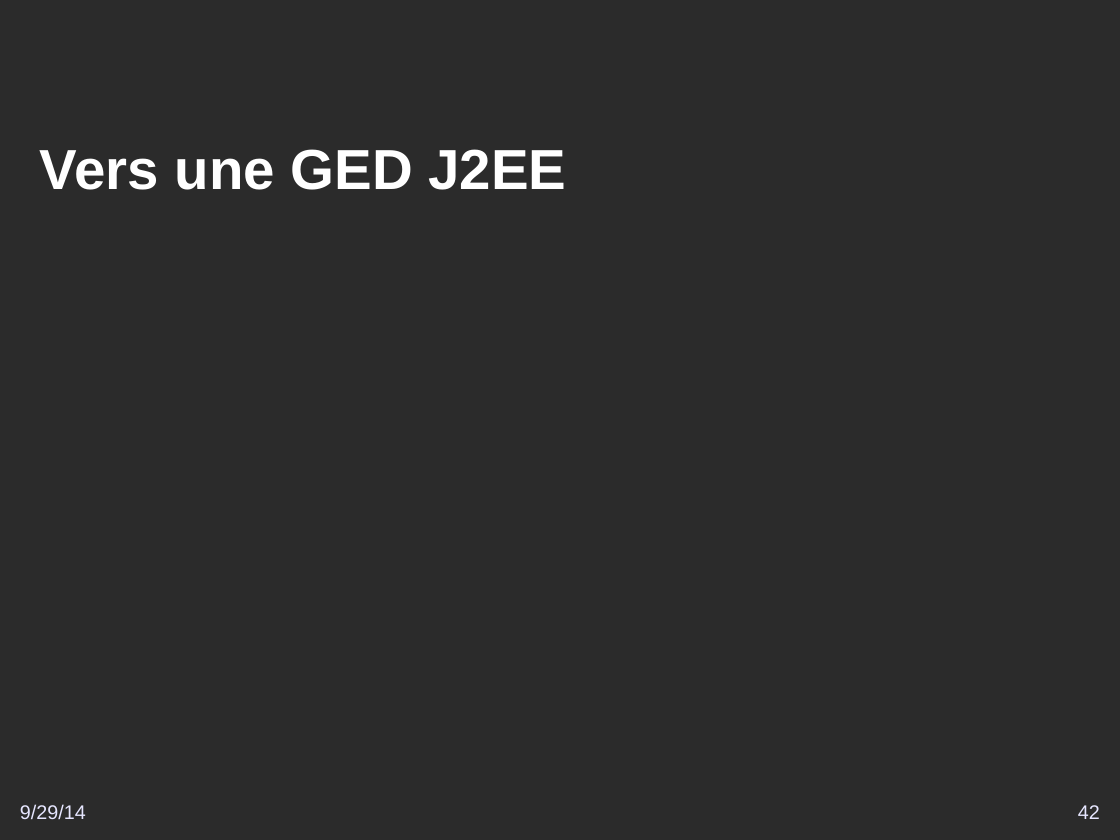
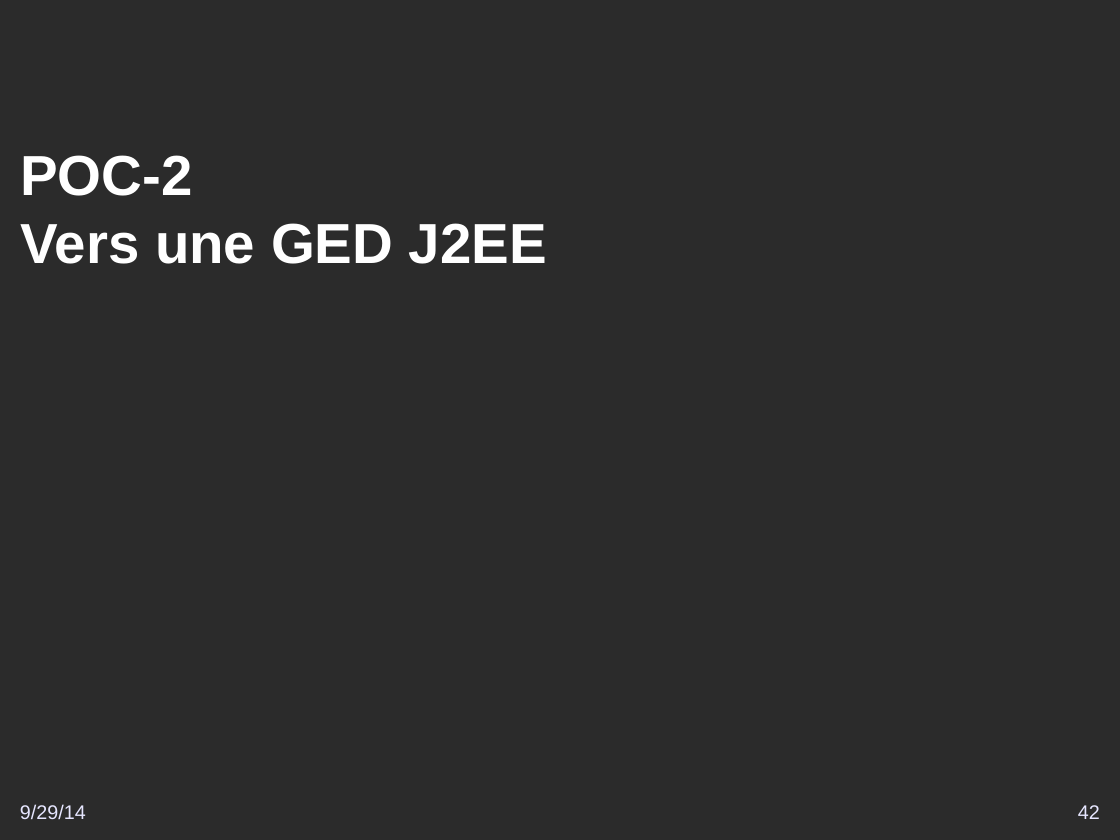
Before and after one commit to DSI-Ville-Noumea/sirh-kiosque-j2ee-old, a slide deck: slide 42 of src/site/resources/Vers_un_Kiosque_RH_J2EE.odp. Drawn at 1120x840 pixels with LibreOffice and Linux fonts; fonts in the diff are those of the drawing; background and template pictures are left out; a plain dark background stands for a picture behind light text. Boxes give left, top, right and bottom in pixels: in the first picture for what was removed or moved away, otherwise in the second. Text is boxed around its words. In the diff, an @@ line names an element or a change of style, - is before the commit and + after.

```diff
--- a/src/site/resources/Vers_un_Kiosque_RH_J2EE.odp
+++ b/src/site/resources/Vers_un_Kiosque_RH_J2EE.odp
@@ title at (x1=20, y1=155, x2=547, y2=264): text changed @@
-Vers une GED J2EE
+POC-2
+Vers une GED J2EE
```
Also in this commit, not shown: 8 other slides changed.
